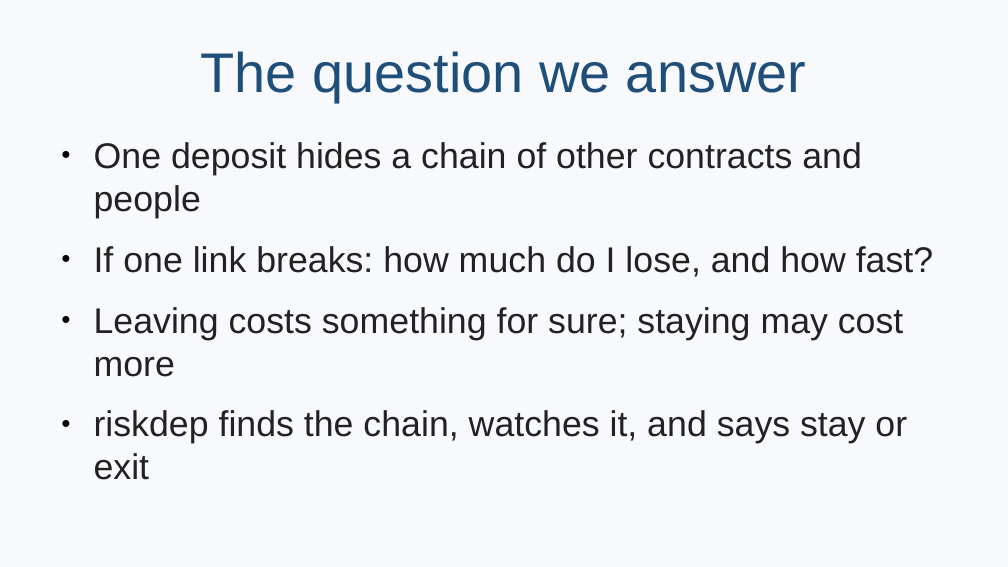
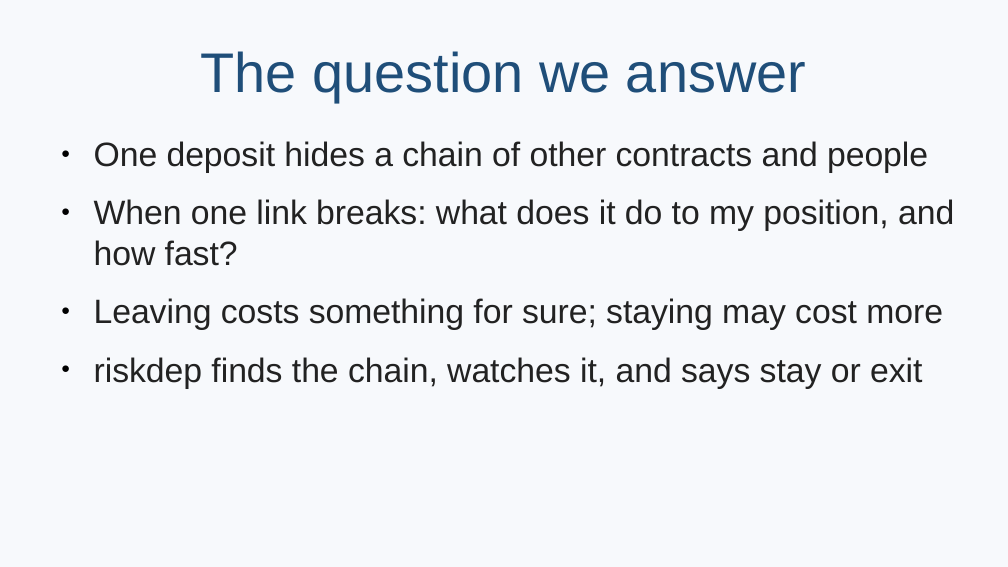
Before and after one commit to rya-sge/defi-monitoring, a slide deck: slide 2 of presentation/rock-demo.pptx. Drawn at 1008x567 pixels with LibreOffice and Linux fonts; fonts in the diff are those of the drawing. Boxes give left, top, right and bottom in pixels: in the first picture for what was removed or moved away, otherwise in the second. Text is boxed around its words. In the diff, an @@ line names an element or a change of style, - is before the commit and + after.

```diff
--- a/presentation/rock-demo.pptx
+++ b/presentation/rock-demo.pptx
@@ text at [94,141,943,389]: size 28.2 to 26.6 pt in "One deposit hides a chain of other ...", "Leaving costs something for sure; staying may ...", "riskdep finds the chain, watches it, and ..." @@
@@ text at [94,199,954,266]: text changed; size 28.2 to 26.6 pt @@
-● If one link breaks: how much do I lose, and how fast?
+● When one link breaks: what does it do to my position, and how fast?
```
Also in this commit, not shown: 5 other slides changed, 1 slide removed, 5 other files.
